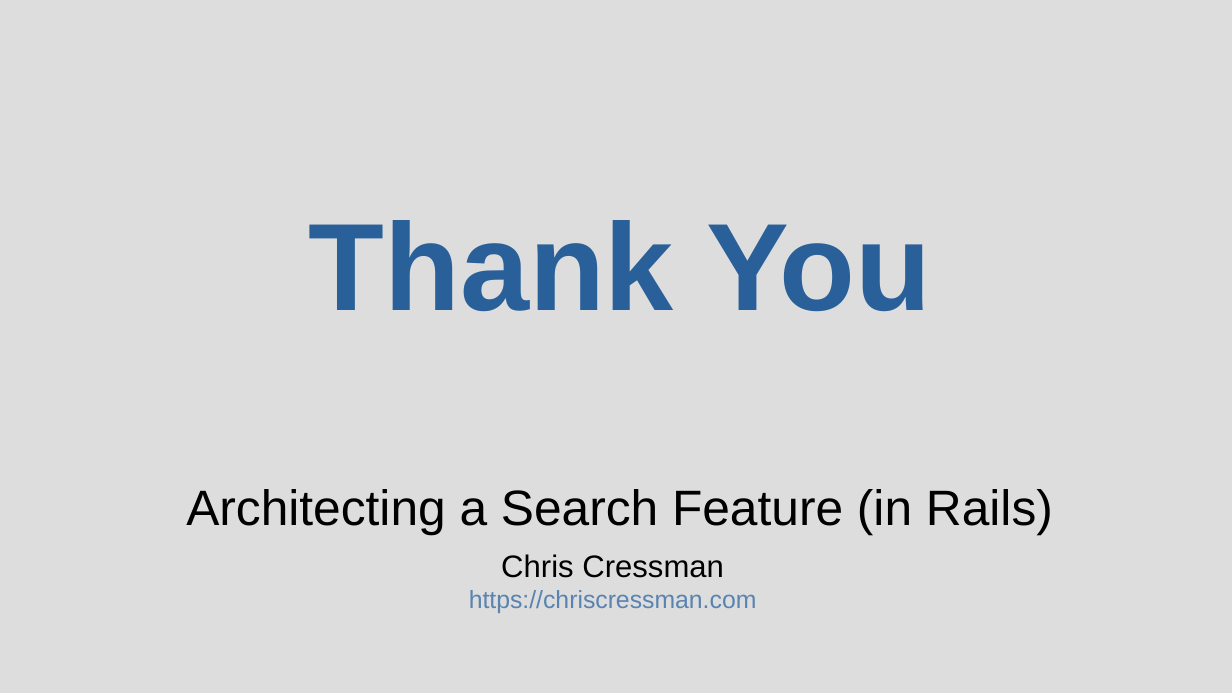
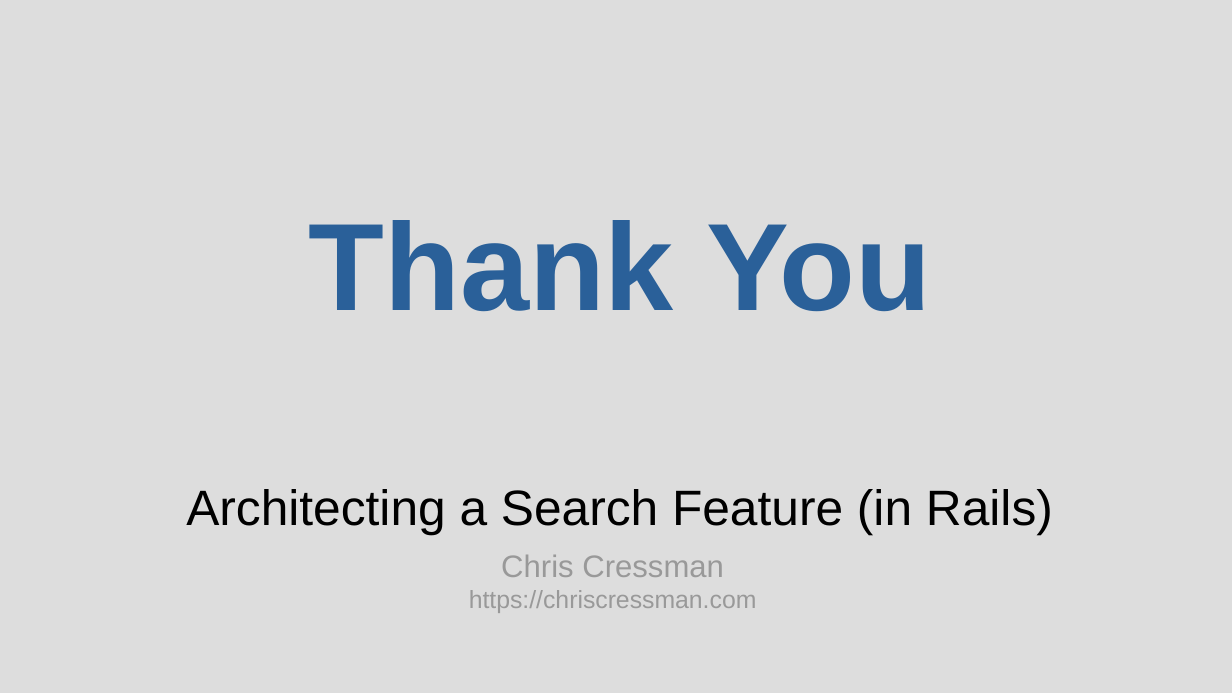
Before and after one commit to chriscressman/architecting-a-search-feature, a slide deck: slide 127 of presentation.odp. Drawn at 1232x693 pixels with LibreOffice and Linux fonts; fonts in the diff are those of the drawing. Boxes give left, top, right and bottom in pixels: in the first picture for what was removed or moved away, otherwise in the second. Text is boxed around its words. In the diff, an @@ line names an element or a change of style, - is before the commit and + after.

```diff
--- a/presentation.odp
+++ b/presentation.odp
@@ text "Chris Cressman" at box(469, 555, 757, 613): text colour #000000 to #999999 in "Chris Cressman"; text colour #5983B0 to #999999 in "https://chriscressman.com" @@
```
Also in this commit, not shown: 3 other slides changed.
